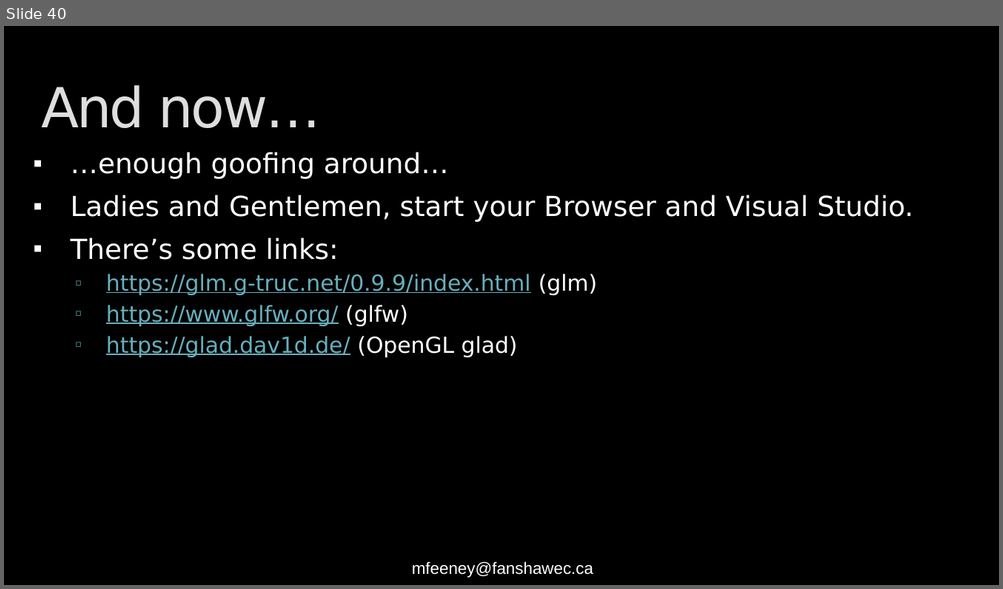
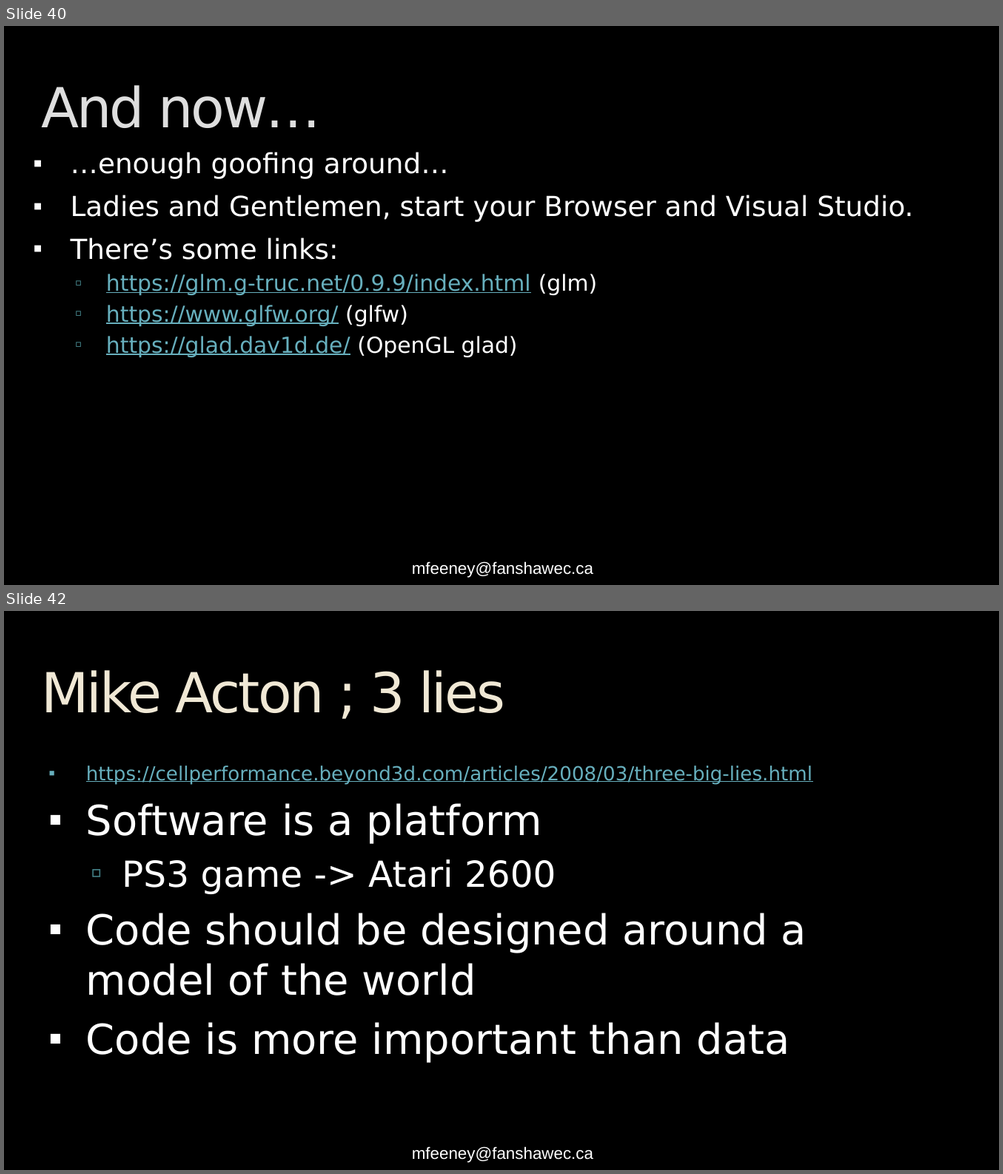
Before and after one commit to FeeneyCodes/INFO3111S22, a slide deck: Day2Day/Day_1 (Tues, June 27th, 2022)/INFO3111S22_W01_Course_Intro (long and boring PPT).pptx. Shown one above the other, each under a label of ours: slide 40 before the commit, slides 40 and 42 after it; the slides between them are not shown. The pictures are 1003x589 and 1003x1174 pixels, drawn with LibreOffice and Linux fonts; fonts in the diff are those of the drawing. Boxes give left, top, right and bottom in pixels: in the first picture for what was removed or moved away, otherwise in the second. Text is boxed around its words. In the diff, an @@ line names an element or a change of style, - is before the commit and + after.

```diff
--- a/Day2Day/Day_1 (Tues, June 27th, 2022)/INFO3111S22_W01_Course_Intro (long and boring PPT).pptx
+++ b/Day2Day/Day_1 (Tues, June 27th, 2022)/INFO3111S22_W01_Course_Intro (long and boring PPT).pptx
@@ slide 42 added at (4,611,999,1170), background #000000; not listed: 1 template element that a slide beside it also shows @@
@@ title added at (41,670,506,713), 40 pt, text #F0E8D5 @@
+Mike Acton ; 3 lies
@@ text added at (86,766,812,1062), 30 pt, text #FFFFFF @@
+▪ https://cellperformance.beyond3d.com/articles/2008/03/three-big-lies.html
+▪ Software is a platform
+  ▫ PS3 game -> Atari 2600
+▪ Code should be designed around a model of the world
+▪ Code is more important than data
```
Also in this commit, not shown: 4 slides changed, 2 other slides added, 1 slide removed.
